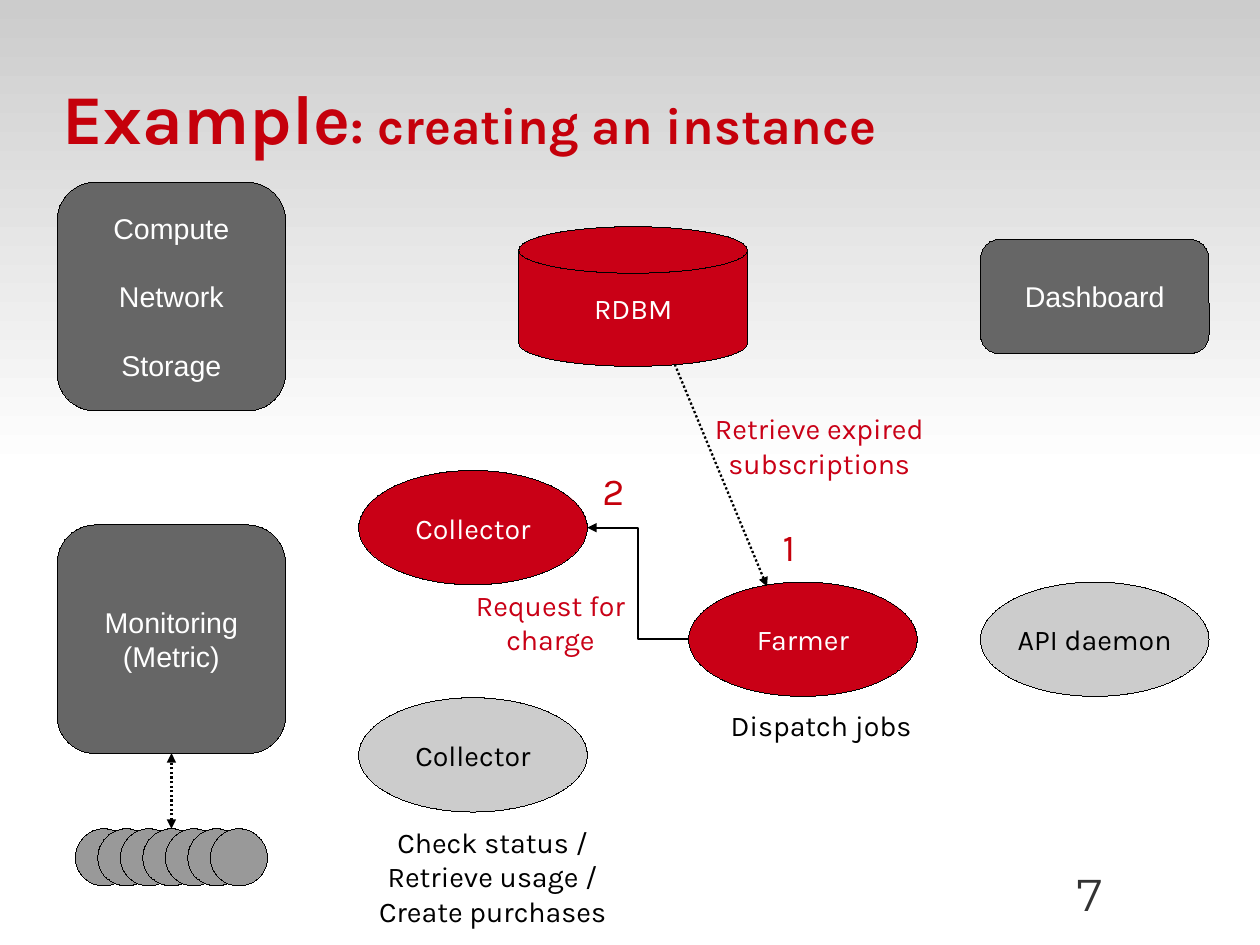
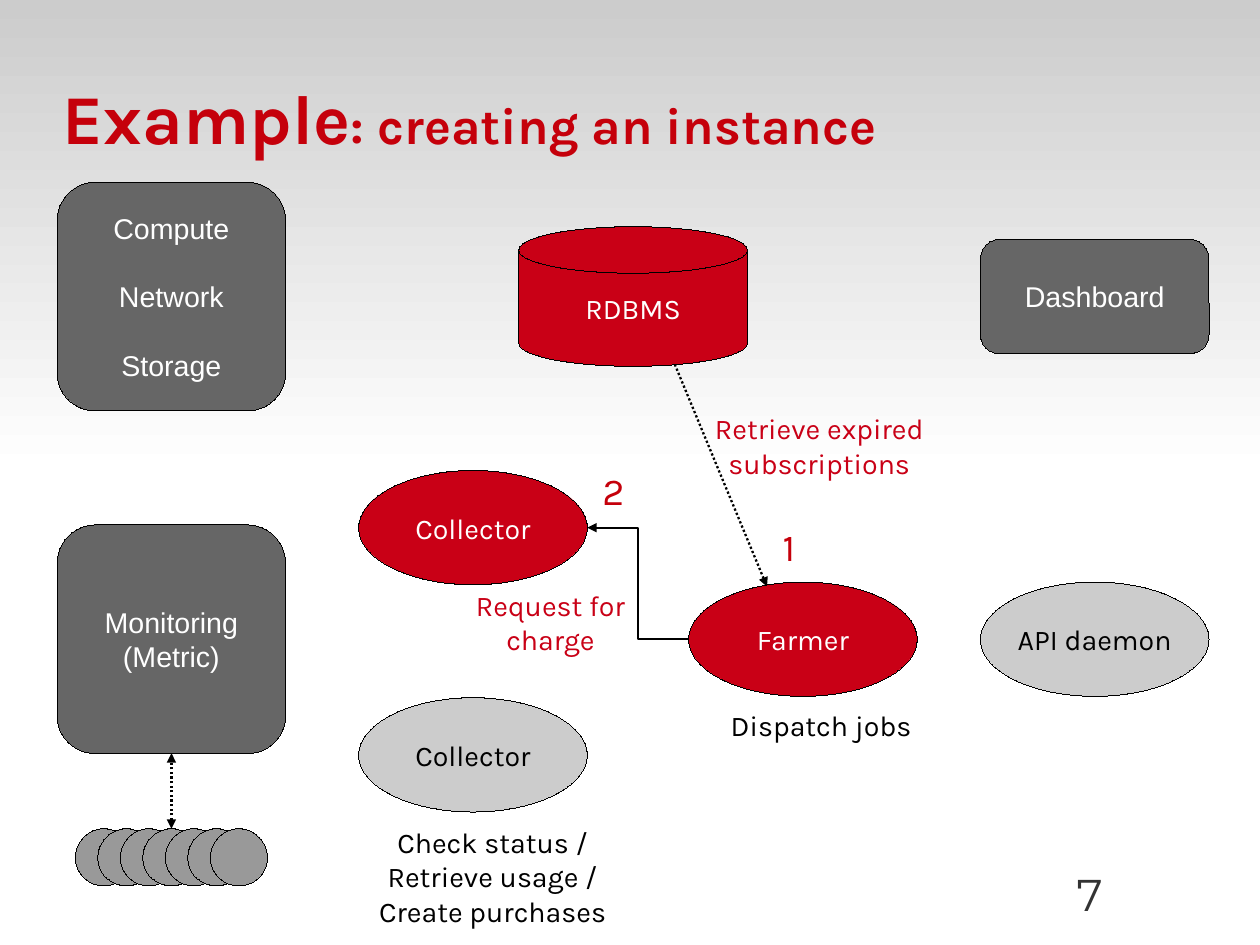
Before and after one commit to zyluo/talk-OSDS-2012, a slide deck: slide 7 of OSDS-2012-SF-dough-LZY.odp. Drawn at 1260x945 pixels with LibreOffice and Linux fonts; fonts in the diff are those of the drawing; background and template pictures are left out. Boxes give left, top, right and bottom in pixels: in the first picture for what was removed or moved away, otherwise in the second. Text is boxed around its words. In the diff, an @@ line names an element or a change of style, - is before the commit and + after.

Commit message:
Fix subscribtion typo

```diff
--- a/OSDS-2012-SF-dough-LZY.odp
+++ b/OSDS-2012-SF-dough-LZY.odp
@@ text in cylinder at box(585, 300, 680, 320): text changed @@
-RDBM
+RDBMS
```
Also in this commit, not shown: 9 other slides changed, 1 slide added.
